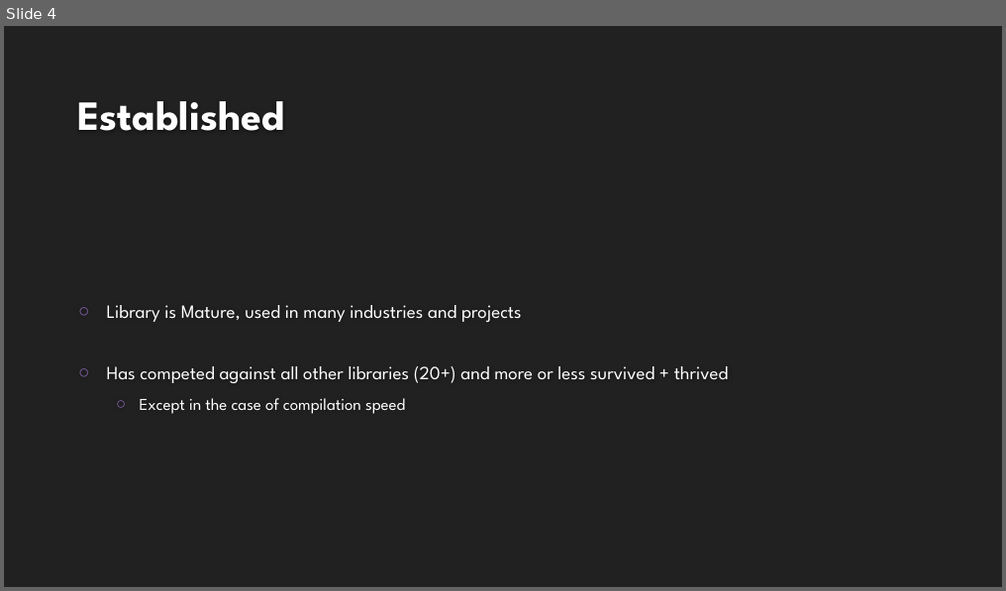
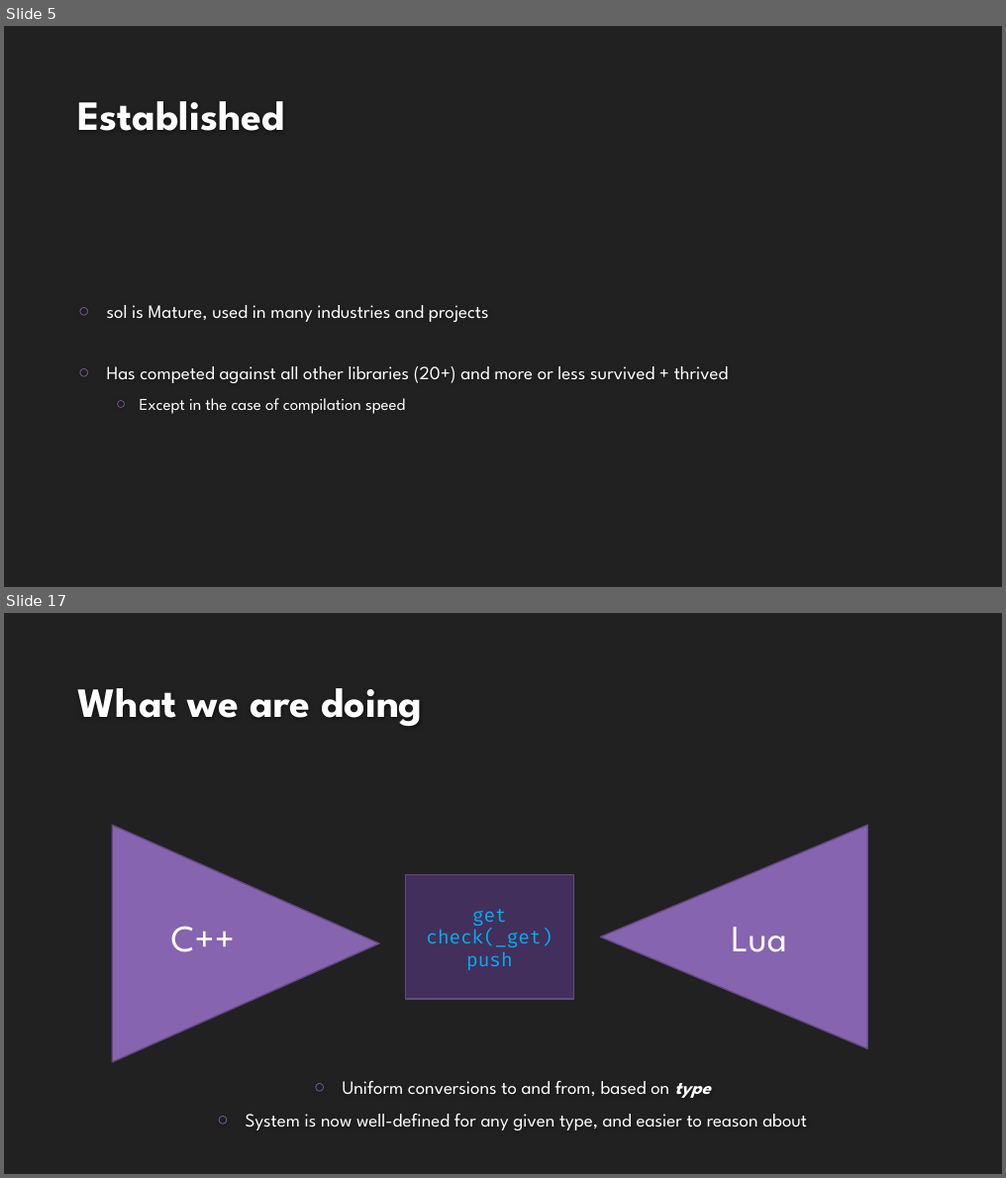
Before and after one commit to ThePhD/ThePhD.github.io, a slide deck: presentations/sol2/C++ Now/2018.03.28 - ThePhD - Compile Fast, Run Faster, Scale Forever.pptx. Shown one above the other, each under a label of ours: slide 4 before the commit, slides 5 and 17 after it; the slides between them are not shown. The pictures are 1006x591 and 1006x1178 pixels, drawn with LibreOffice and Linux fonts; fonts in the diff are those of the drawing; background and template pictures are left out. Boxes give left, top, right and bottom in pixels: in the first picture for what was removed or moved away, otherwise in the second. Text is boxed around its words. In the diff, an @@ line names an element or a change of style, - is before the commit and + after.

```diff
--- a/presentations/sol2/C++ Now/2018.03.28 - ThePhD - Compile Fast, Run Faster, Scale Forever.pptx
+++ b/presentations/sol2/C++ Now/2018.03.28 - ThePhD - Compile Fast, Run Faster, Scale Forever.pptx
@@ slide 17 added at bbox=[4, 613, 1002, 1174], background #212121 @@
@@ title added at bbox=[78, 688, 423, 726], 40 pt, text #FEFEFE, bold @@
+What we are doing
@@ triangle added at bbox=[112, 825, 379, 1062], fill #8664B0, outline #634A82 1.25 pt @@
@@ triangle added at bbox=[601, 825, 868, 1049], fill #8664B0, outline #634A82 1.25 pt @@
@@ rectangle added at bbox=[405, 875, 573, 999], fill #432F5B, outline #634A82 1.25 pt, 18 pt, text #00B0F0 @@
+get
+check(_get)
+push
@@ text added at bbox=[171, 926, 235, 953], 36 pt, text #FFFFFF @@
+C++
@@ text added at bbox=[732, 927, 787, 953], 36 pt, text #FFFFFF @@
+Lua
@@ text added at bbox=[246, 1080, 807, 1131], 18 pt, text #FFFFFF @@
+○ Uniform conversions to and from, based on type
+○ System is now well-defined for any given type, and easier to reason about
@@ what was slide 4 is now slide 5 @@
@@ slide 5 changed as well @@
@@ text at bbox=[107, 305, 489, 322]: text changed @@
-○ Library is Mature, used in many industries and projects
+○ sol is Mature, used in many industries and projects
```
Also in this commit, not shown: 4 other slides changed, 53 other slides added, 5 other files.
